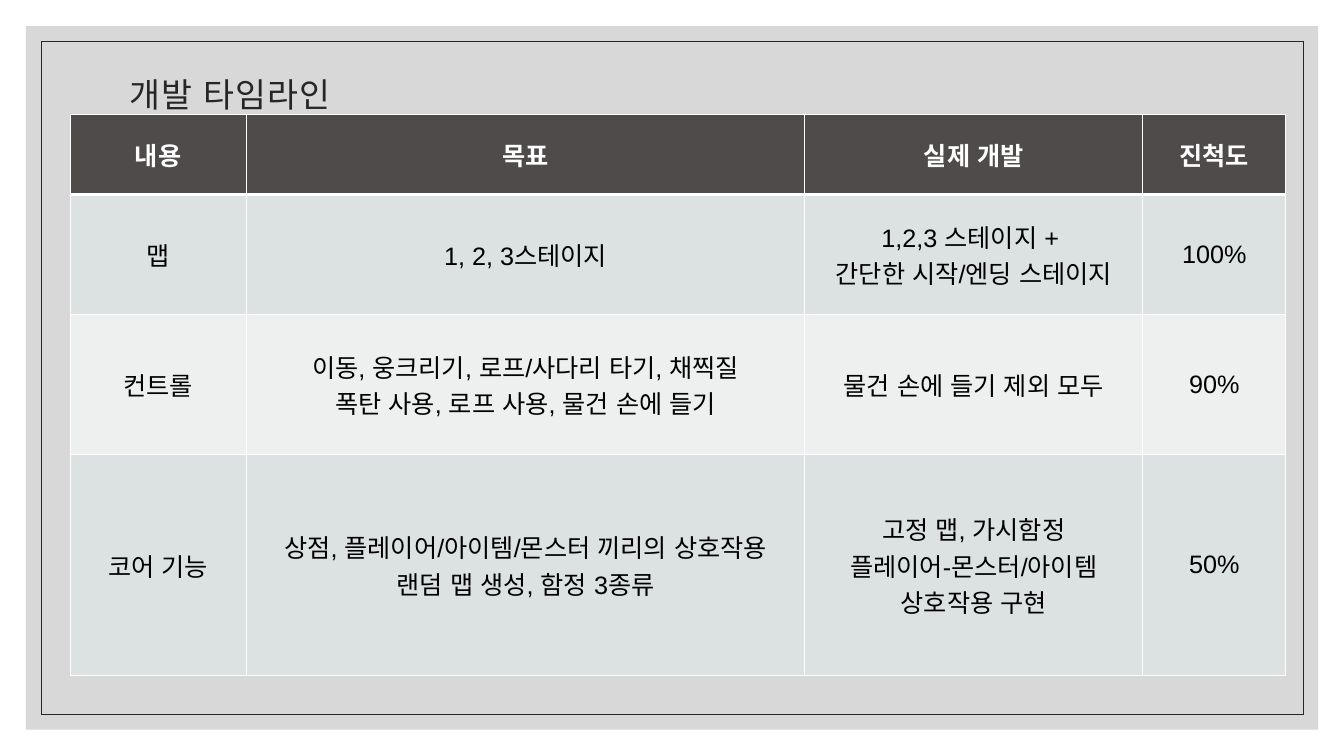
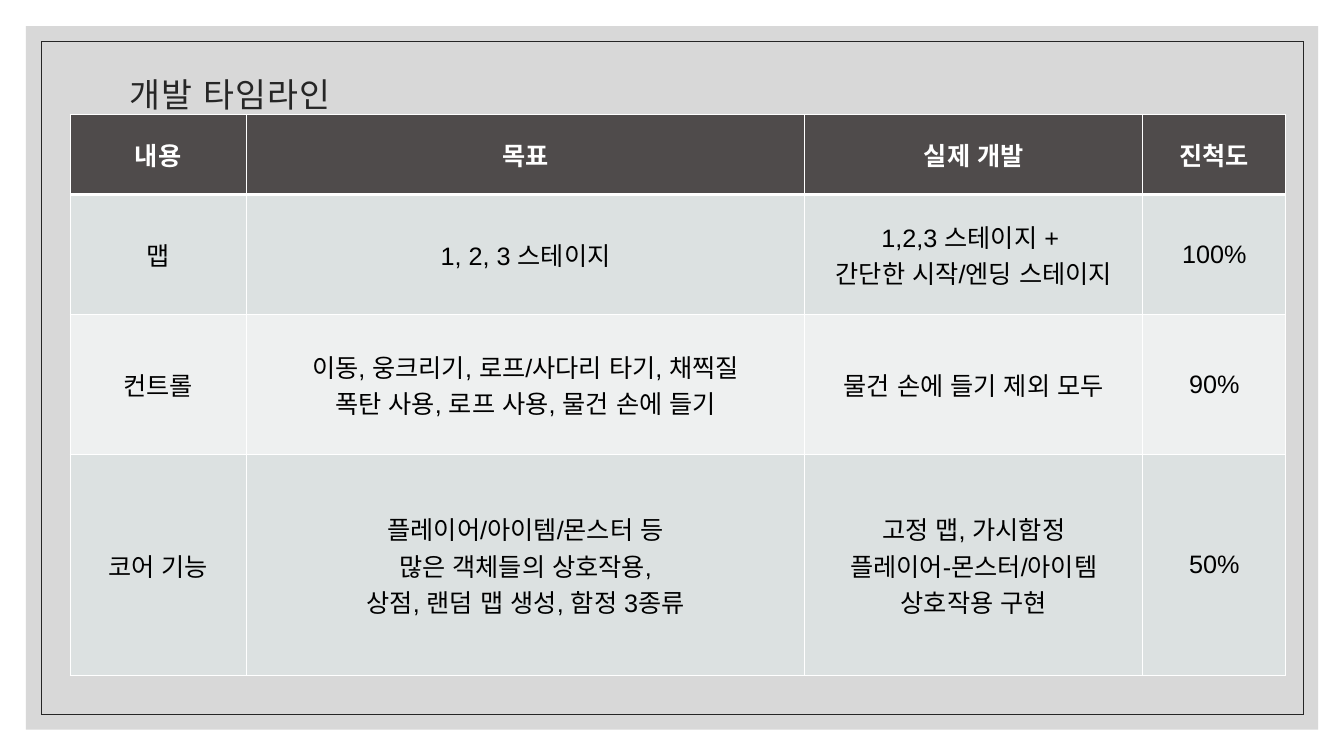
Before and after one commit to H-inseong/2DGP_project, a slide deck: slide 2 of 발표자료/2DGP_프로젝트_3차.pptx. Drawn at 1344x756 pixels with LibreOffice and Linux fonts; fonts in the diff are those of the drawing. Boxes give left, top, right and bottom in pixels: in the first picture for what was removed or moved away, otherwise in the second. Text is boxed around its words. In the diff, an @@ line names an element or a change of style, - is before the commit and + after.

```diff
--- a/발표자료/2DGP_프로젝트_3차.pptx
+++ b/발표자료/2DGP_프로젝트_3차.pptx
@@ table at [71,114,1287,676] @@
-row 2, column 2: 1, 2, 3스테이지
+row 2, column 2: 1, 2, 3 스테이지
-row 4, column 2: 상점, 플레이어/아이템/몬스터 끼리의 상호작용 / 랜덤 맵 생성, 함정 3종류
+row 4, column 2: 플레이어/아이템/몬스터 등 / 많은 객체들의 상호작용, / 상점, 랜덤 맵 생성, 함정 3종류
```
Also in this commit, not shown: 1 other slide changed.
